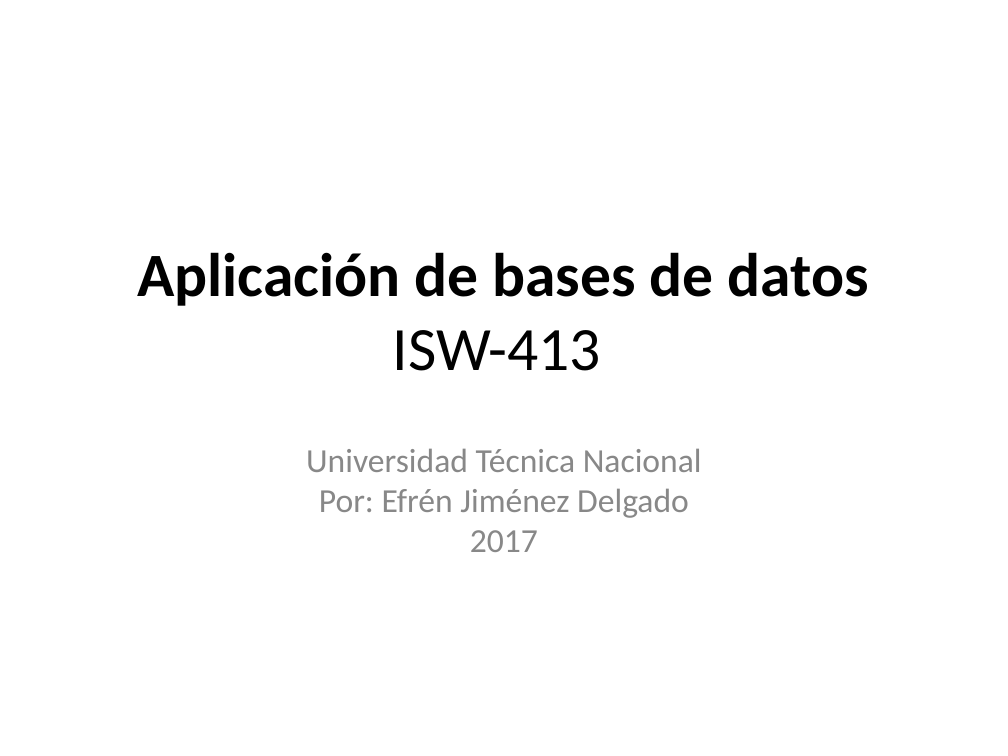
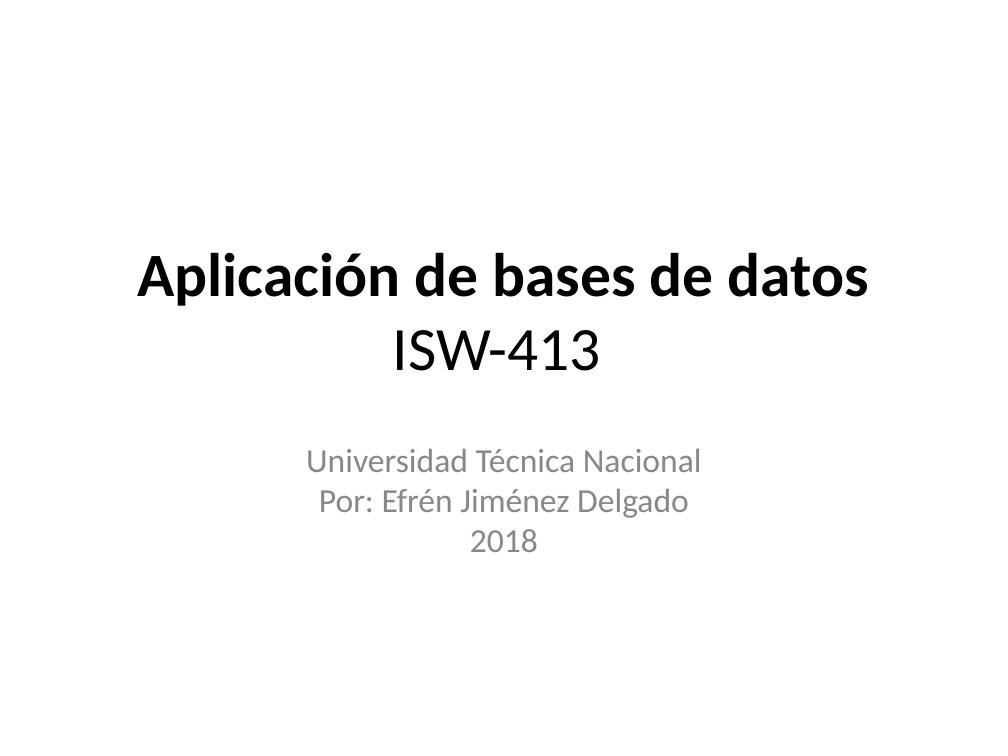
Before and after one commit to ejimenezdelgado/Aplica_db_martes_1_2018, a slide deck: slide 1 of Clase 1/Clase1.pptx. Drawn at 1008x756 pixels with LibreOffice and Linux fonts; fonts in the diff are those of the drawing; background and template pictures are left out. Boxes give left, top, right and bottom in pixels: in the first picture for what was removed or moved away, otherwise in the second. Text is boxed around its words. In the diff, an @@ line names an element or a change of style, - is before the commit and + after.

```diff
--- a/Clase 1/Clase1.pptx
+++ b/Clase 1/Clase1.pptx
@@ subtitle at <box>470,529,538,552</box>: text changed @@
-2017
+2018
```
Also in this commit, not shown: 18 other files.
